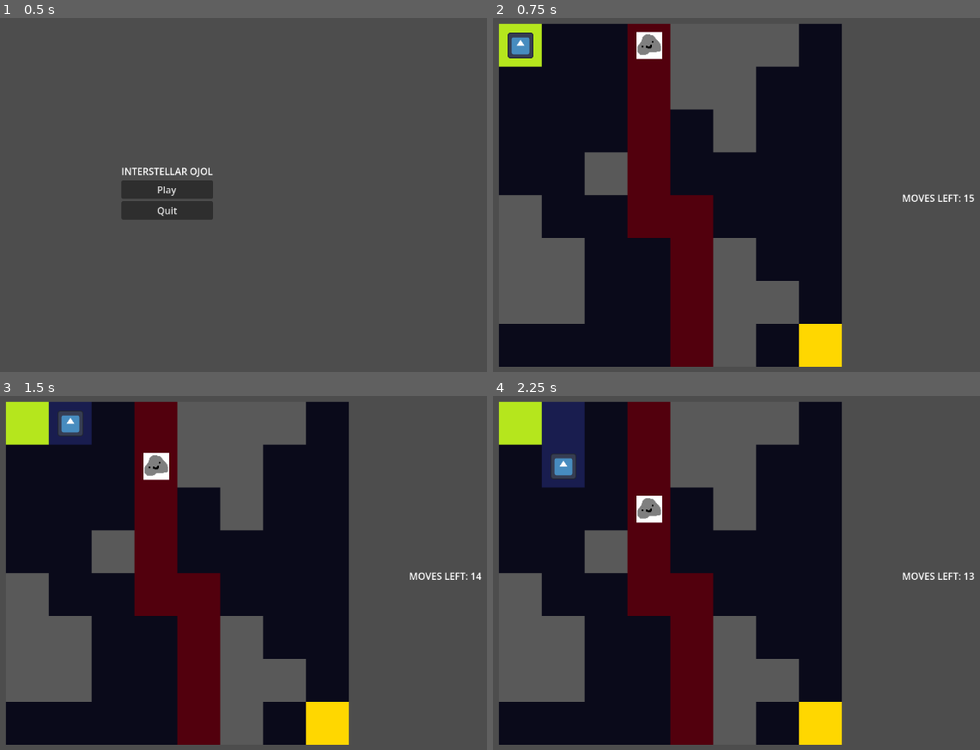
Above: before the commit, frames 1-4 (two rows, left to right).
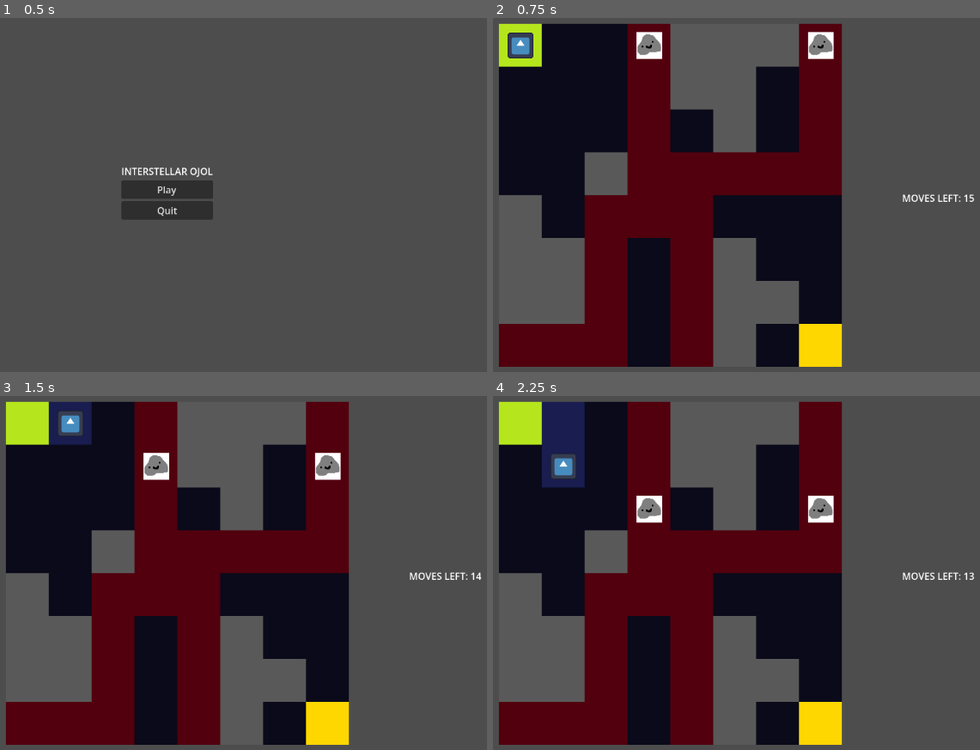
Above: after the commit, the same moments.

Repository: XilefEel/gameseed-2026
Game: Godot game, scene res://scenes/MainMenu.tscn
Two runs of this game, one before a commit and one after it. Both use one fixed random seed, a clock stepped at 60 frames per second and the inputs below. The engine's default icon, where the game draws it, is replaced by a stand-in: a white triangle on a blue panel in a dark square.
Inputs:
- Up to frame 1 (0.5 s): no input
- Up to frame 2 (0.75 s): click "Play" at 0.5 s
- Up to frame 3 (1.5 s): tap Enter at 1.25 s; hold Right (ui_right) from 1.28 s (still down)
- Up to frame 4 (2.25 s): tap Space at 2 s; release Right (ui_right) at 2.03 s; hold Down (ui_down) from 2.03 s (still down)

Frame 1 is identical in both runs. In frame 2, 14% of the frame differs, in the area x 1-72%, y 1-99%; in frame 3, 14%; in frame 4, 14%.

Commit message:
added multiple asteroids support

Diff:
--- a/scenes/Game.tscn
+++ b/scenes/Game.tscn
@@ -41,8 +41,17 @@
 
 [node name="Asteroid" type="Node2D" parent="Grid" unique_id=478778595]
 script = ExtResource("6_aug50")
+path = Array[Vector2i]([Vector2i(3, 0), Vector2i(3, 1), Vector2i(3, 2), Vector2i(3, 3), Vector2i(3, 4), Vector2i(4, 4), Vector2i(4, 5), Vector2i(4, 6), Vector2i(4, 7)])
 
 [node name="Sprite2D" type="Sprite2D" parent="Grid/Asteroid" unique_id=1781662766]
+scale = Vector2(0.1998698, 0.1998698)
+texture = ExtResource("7_kiw3p")
+
+[node name="Asteroid2" type="Node2D" parent="Grid" unique_id=477925027]
+script = ExtResource("6_aug50")
+path = Array[Vector2i]([Vector2i(7, 0), Vector2i(7, 1), Vector2i(7, 2), Vector2i(7, 3), Vector2i(6, 3), Vector2i(5, 3), Vector2i(4, 3), Vector2i(3, 3), Vector2i(3, 4), Vector2i(2, 4), Vector2i(2, 5), Vector2i(2, 6), Vector2i(2, 7), Vector2i(1, 7), Vector2i(0, 7)])
+
+[node name="Sprite2D" type="Sprite2D" parent="Grid/Asteroid2" unique_id=649095393]
 scale = Vector2(0.1998698, 0.1998698)
 texture = ExtResource("7_kiw3p")
 
--- a/scripts/asteroid.gd
+++ b/scripts/asteroid.gd
@@ -1,23 +1,13 @@
 extends Node2D
 
 @onready var grid: TileMapLayer = get_parent()
-
-var path: Array[Vector2i] = [
-	Vector2i(3,0),
-	Vector2i(3,1),
-	Vector2i(3,2),
-	Vector2i(3,3),
-	Vector2i(3,4),
-	Vector2i(4,4),
-	Vector2i(4,5),
-	Vector2i(4,6),
-	Vector2i(4,7),
-]
+@export var path: Array[Vector2i] = []
 
 var path_index := 0
 
 
 func _ready() -> void:
+	add_to_group("asteroids")
 	position = grid.map_to_local(path[0])
 	grid.mark_asteroid_path(path)
 
--- a/scripts/grid.gd
+++ b/scripts/grid.gd
@@ -42,8 +42,8 @@
 
 
 func mark_asteroid_path(cells: Array[Vector2i]) -> void:
-	asteroid_path_cells = cells
 	for cell in cells:
+		asteroid_path_cells.append(cell)
 		set_cell(cell, 0, ASTEROID_PATH)
 
 
--- a/scripts/player.gd
+++ b/scripts/player.gd
@@ -82,14 +82,16 @@
 func move_to_cell(cell: Vector2i) -> void:
 	is_moving = true
 
-	var asteroid_prev = asteroid.get_cell()
-	asteroid.step()
+	var asteroid_prev_cells = {}
+
+	for a in get_tree().get_nodes_in_group("asteroids"):
+		asteroid_prev_cells[a] = a.get_cell()
+		a.step()
 
 	var target = grid.map_to_local(cell)
 	var duration = position.distance_to(target) / move_speed
 
-	var tween = create_tween()
-	tween.tween_property(
+	var tween = create_tween().tween_property(
 		self,
 		"position",
 		target,
@@ -98,11 +100,13 @@
 
 	await tween.finished
 
-	var hit = asteroid.get_cell() == current_cell
-	var swapped = asteroid_prev == current_cell
+	for a in get_tree().get_nodes_in_group("asteroids"):
+		var hit = a.get_cell() == current_cell
+		var swapped = asteroid_prev_cells[a] == current_cell
 
-	if hit or swapped:
-		await get_tree().create_timer(0.3).timeout
-		get_tree().change_scene_to_file("res://scenes/GameOver.tscn")
+		if hit or swapped:
+			await get_tree().create_timer(0.3).timeout
+			get_tree().change_scene_to_file("res://scenes/GameOver.tscn")
+			return
 
 	is_moving = false
Not shown, changed: .gitignore
